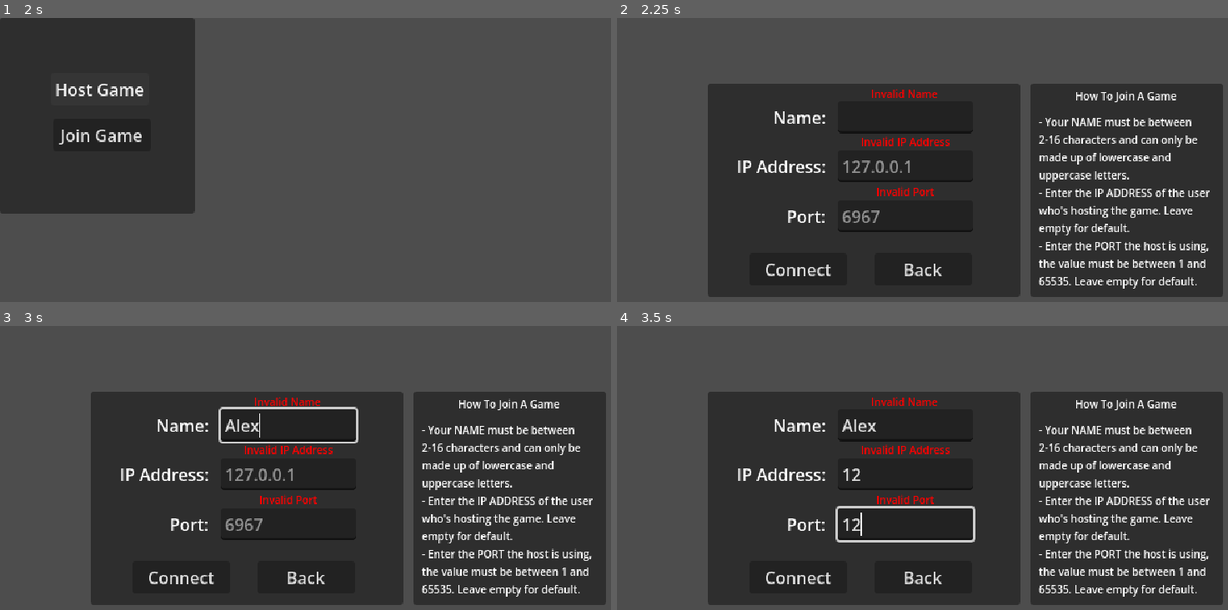
Above: before the commit, frames 1-4 (two rows, left to right).
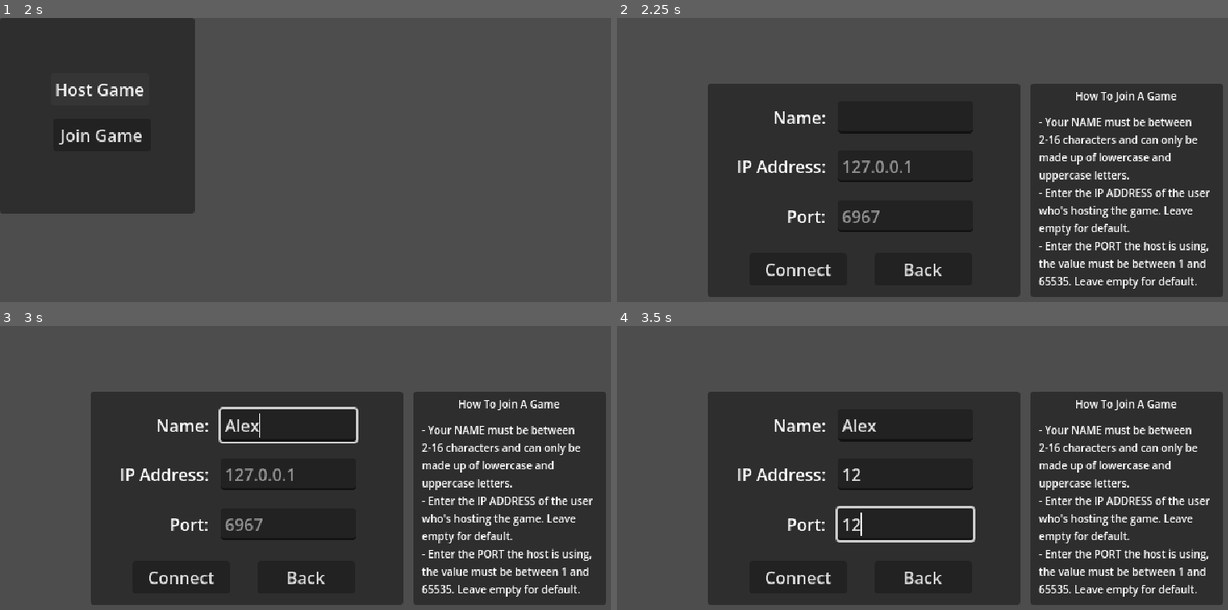
Above: after the commit, the same moments.

Repository: CUGG-2025-Puzzlers/hex-arena
Game: Godot game, scene res://scenes/title_screen.tscn
The game is run twice, just before and just after one commit, with the same random seed, the same clock (stepped at 60 frames per second) and the same inputs. The project has no main scene, so this scene is started directly.
Inputs (mouse positions are in pixels of both pictures, inside the frame that each line leads up to):
- Up to frame 1 (2 s): tap Enter at 0.5 s; click "Host Game" at 1.25 s
- Up to frame 2 (2.25 s): click "Join Game" at 2 s
- Up to frame 3 (3 s): click (287, 425) at 2.77 s; type "Alex" at 2.85 s
- Up to frame 4 (3.5 s): click (904, 473) at 3 s; type "12" at 3.08 s; click (904, 524) at 3.23 s; type "12" at 3.32 s

Frame 1 is identical in both runs. In frame 2, 0.5% of the frame differs, in the area x 40-55%, y 24-63%; in frame 3, 0.5%; in frame 4, 0.5%.

Commit message:
Added error label hiding and name clearing to menu toggle

Diff:
--- a/scripts/title_screen.gd
+++ b/scripts/title_screen.gd
@@ -72,8 +72,13 @@
 #endregion
 
 func _set_join_menu(open: bool) -> void:
+	_name_line_edit.text = ""
 	_ip_line_edit.text = ""
 	_port_line_edit.text = ""
+
+	_name_error_label.hide()
+	_ip_error_label.hide()
+	_port_error_label.hide()
 
 	_main_panel.visible = not open
 	_join_panel.visible = open
